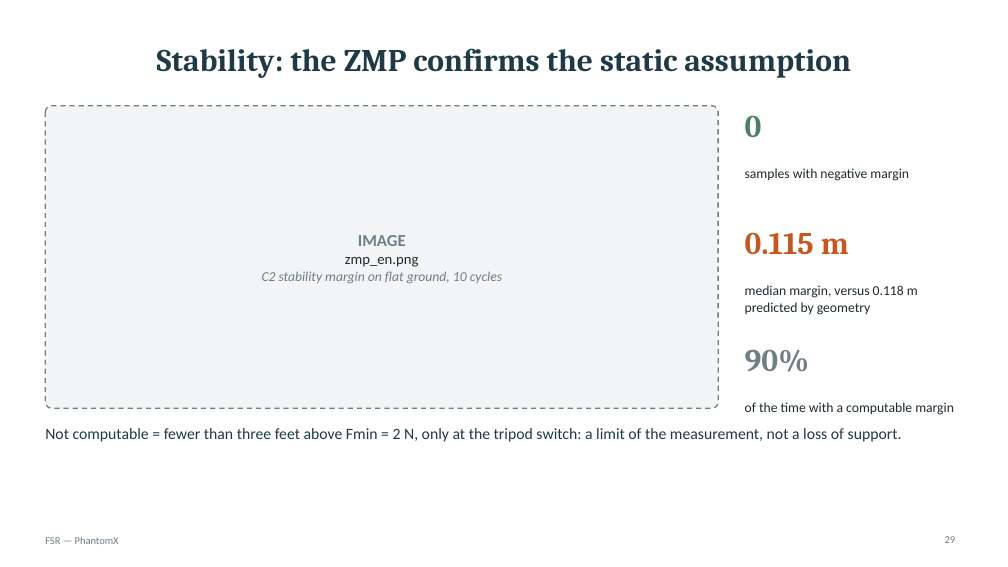
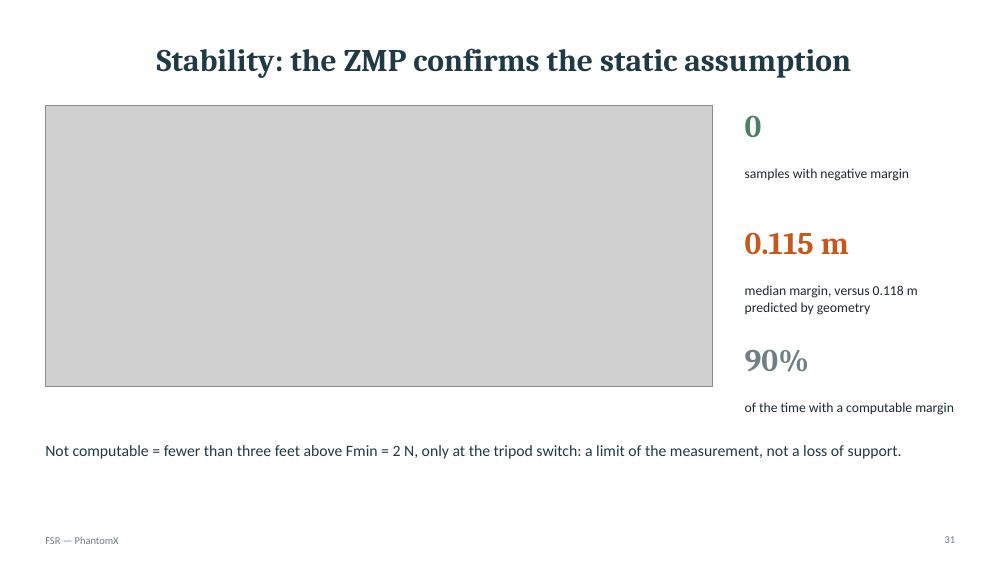
Before and after one commit to eroscribello/FSR, a slide deck: slide 31 of presentazione/FSR_phantomx_presentation.pptx (slide 29 before the commit). Drawn at 1008x567 pixels with LibreOffice and Linux fonts; fonts in the diff are those of the drawing; grey boxes stand for pictures. Boxes give left, top, right and bottom in pixels: in the first picture for what was removed or moved away, otherwise in the second. Text is boxed around its words. In the diff, an @@ line names an element or a change of style, - is before the commit and + after.

```diff
--- a/presentazione/FSR_phantomx_presentation.pptx
+++ b/presentazione/FSR_phantomx_presentation.pptx
@@ rounded rectangle removed at bbox=[45, 106, 718, 408] @@
@@ picture added at bbox=[45, 106, 712, 386] @@
@@ text removed at bbox=[262, 235, 502, 283] @@
-IMAGE
-zmp_en.png
-C2 stability margin on flat ground, 10 cycles
@@ text "Not computable = fewer than ...": place and size @@
-text "Not computable = fewer than ..." at bbox=[45, 428, 902, 442]
+text "Not computable = fewer than ..." at bbox=[45, 445, 902, 459]
@@ page number at bbox=[945, 536, 956, 543]: text changed @@
-29
+31
```
Also in this commit, not shown: 24 other slides changed, 4 slides added, 2 slides removed, 3 other files.
